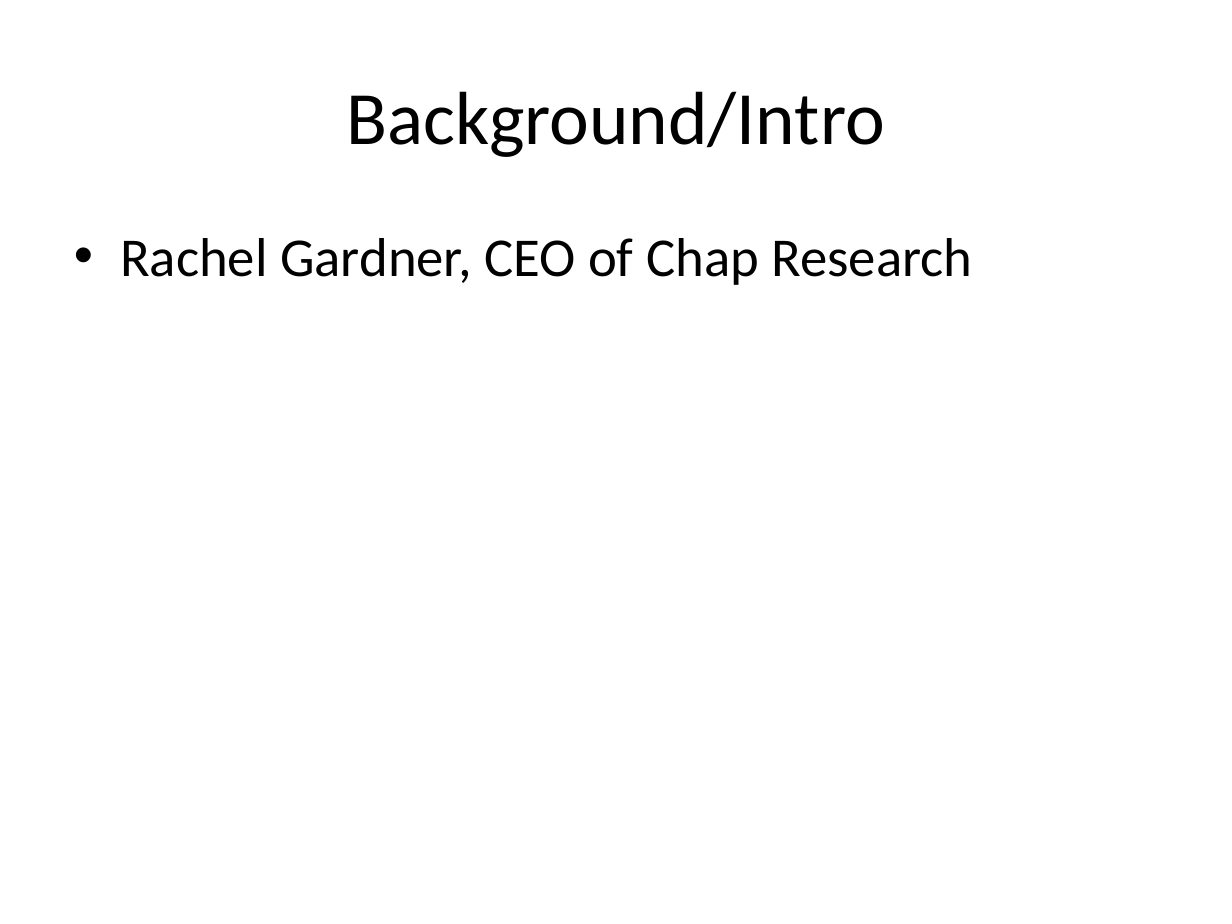
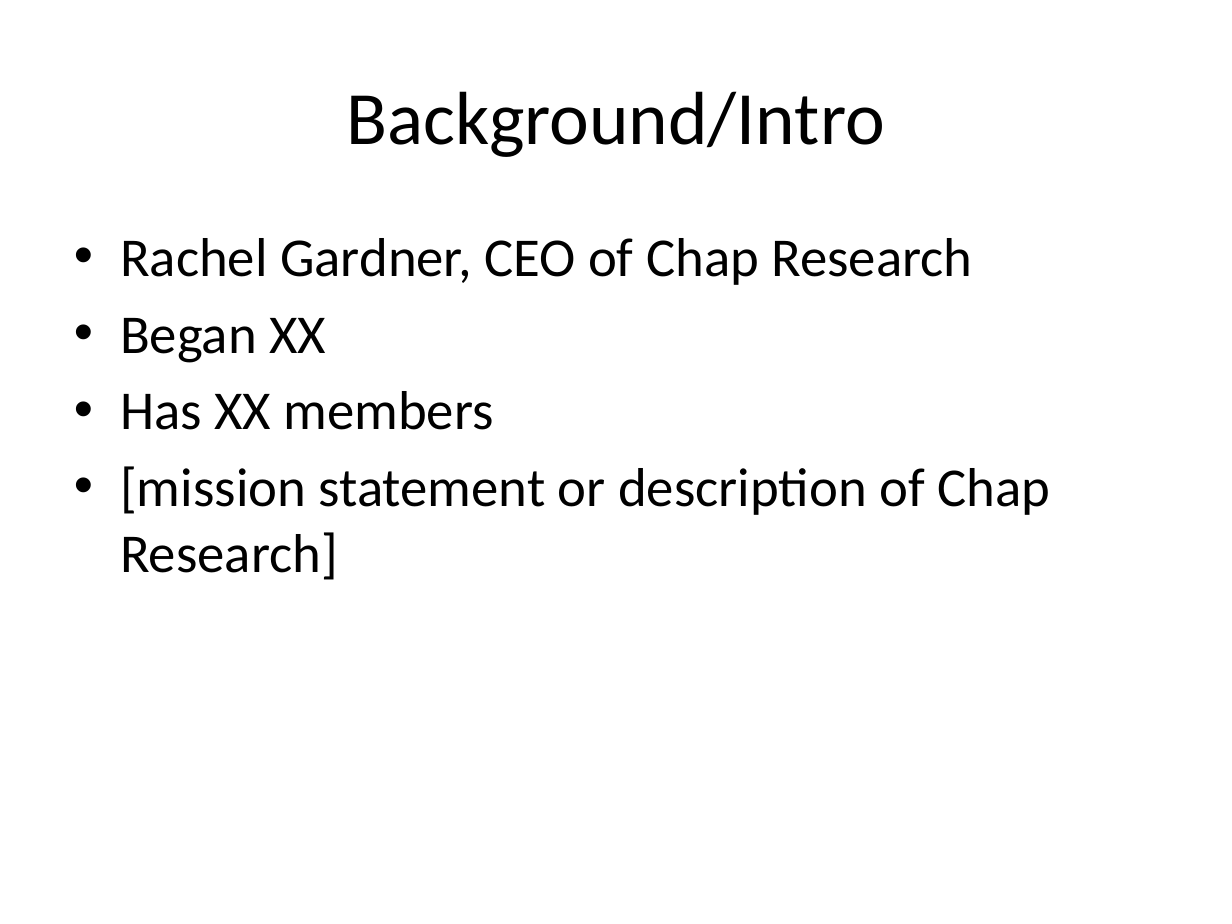
Before and after one commit to ChapResearch/ChapR, a slide deck: slide 2 of ChaprSVN/Promo/Chap Research 2015 Kickoff Presentation.pptx. Drawn at 1232x924 pixels with LibreOffice and Linux fonts; fonts in the diff are those of the drawing. Boxes give left, top, right and bottom in pixels: in the first picture for what was removed or moved away, otherwise in the second. Text is boxed around its words. In the diff, an @@ line names an element or a change of style, - is before the commit and + after.

```diff
--- a/ChaprSVN/Promo/Chap Research 2015 Kickoff Presentation.pptx
+++ b/ChaprSVN/Promo/Chap Research 2015 Kickoff Presentation.pptx
@@ text at (120,318,1050,580): paragraphs added @@
+• Began XX
+• Has XX members
+• [mission statement or description of Chap Research]
```
Also in this commit, not shown: 7 other slides changed, 3 slides added, 1 slide removed.
